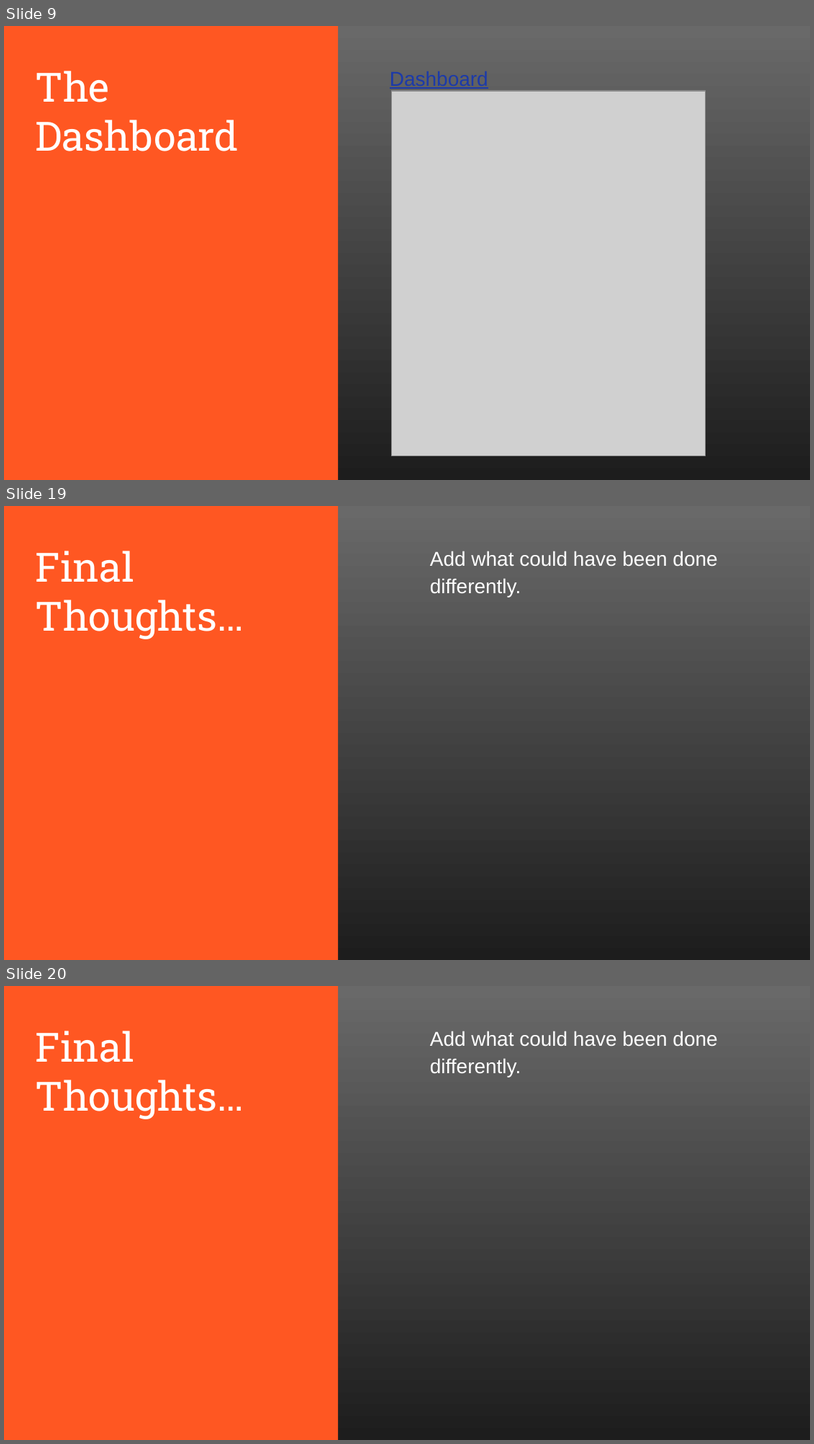
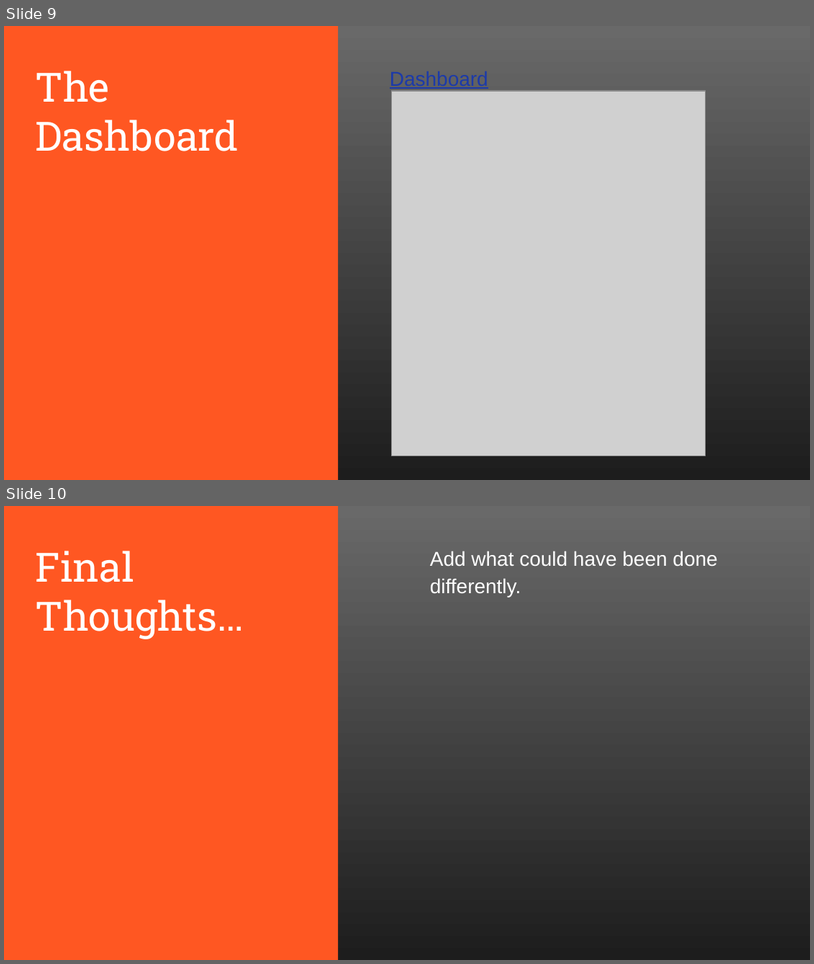
Before and after one commit to Jenny16x/TeamSix, a slide deck: Module_20_Segment2.pptx. Shown one above the other, each under a label of ours: slides 9, 19 and 20 before the commit, slides 9 and 10 after it; the slides between them are not shown. The pictures are 814x1444 and 814x964 pixels, drawn with LibreOffice and Linux fonts; fonts in the diff are those of the drawing; grey boxes stand for pictures. Boxes give left, top, right and bottom in pixels: in the first picture for what was removed or moved away, otherwise in the second. Text is boxed around its words. In the diff, an @@ line names an element or a change of style, - is before the commit and + after.

```diff
--- a/Module_20_Segment2.pptx
+++ b/Module_20_Segment2.pptx
@@ slide 19 removed at (4,506,810,960), background #FFFFFF; not listed: 2 template elements that a slide beside it also shows @@
@@ title removed at (36,551,244,639) @@
-Final Thoughts…
@@ text removed at (430,551,718,597) @@
-Add what could have been done differently.
@@ what was slide 20 is now slide 10 @@
```
Also in this commit, not shown: 9 other slides removed.
